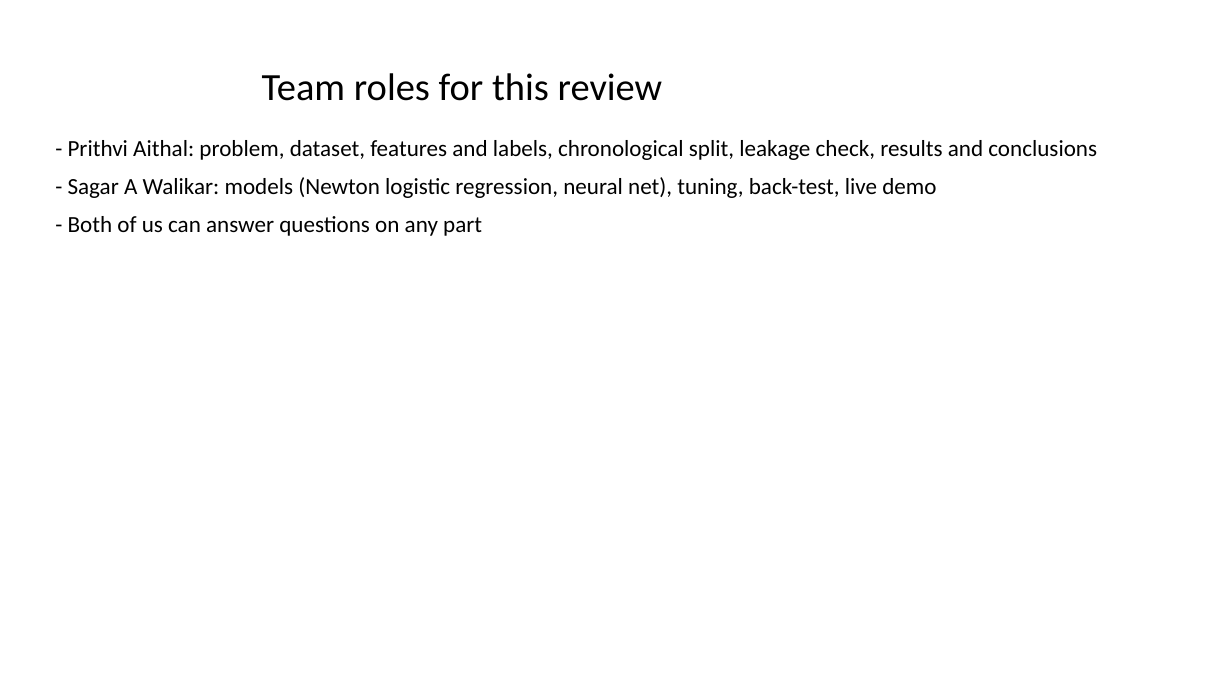
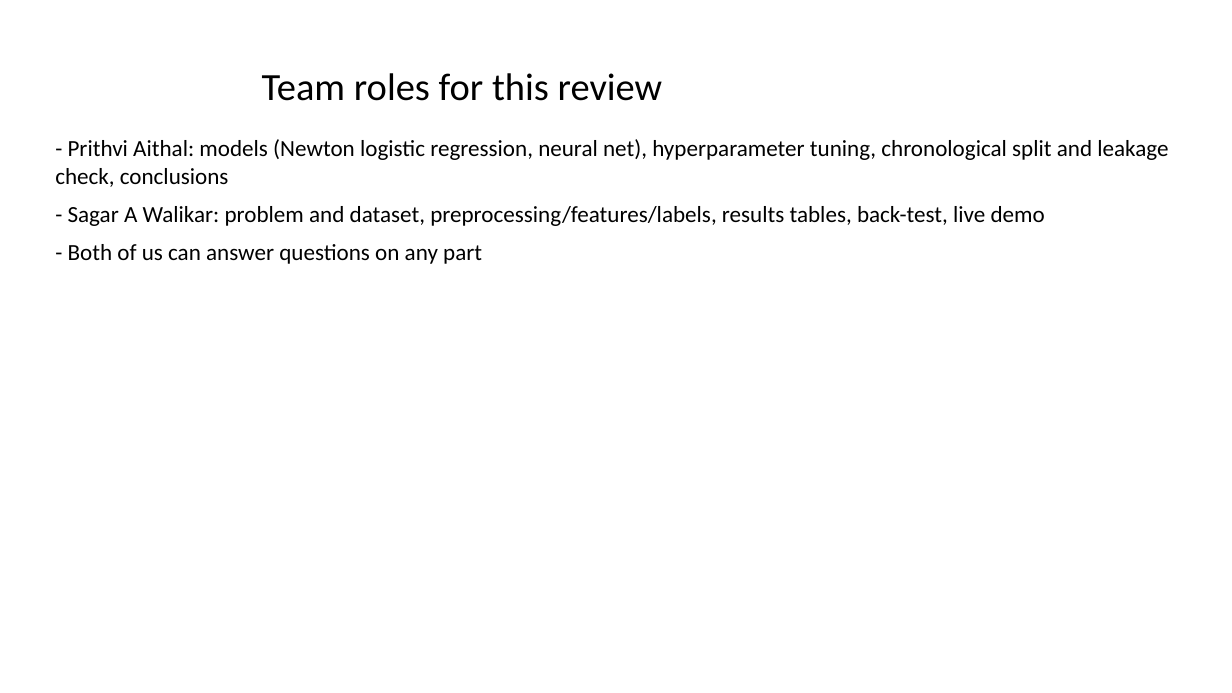
Before and after one commit to Prithvi-Aithal/wsb-market-prediction, a slide deck: slide 13 of docs/presentation.pptx. Drawn at 1232x693 pixels with LibreOffice and Linux fonts; fonts in the diff are those of the drawing. Boxes give left, top, right and bottom in pixels: in the first picture for what was removed or moved away, otherwise in the second. Text is boxed around its words. In the diff, an @@ line names an element or a change of style, - is before the commit and + after.

Commit message:
Reassign explanation roles: Prithvi models/tuning/leakage, Sagar data/results/demo

```diff
--- a/docs/presentation.pptx
+++ b/docs/presentation.pptx
@@ text at box(55, 139, 1168, 226): text changed @@
-- Prithvi Aithal: problem, dataset, features and labels, chronological split, leakage check, results and conclusions
-- Sagar A Walikar: models (Newton logistic regression, neural net), tuning, back-test, live demo
+- Prithvi Aithal: models (Newton logistic regression, neural net), hyperparameter tuning, chronological split and leakage check, conclusions
+- Sagar A Walikar: problem and dataset, preprocessing/features/labels, results tables, back-test, live demo
```
Also in this commit, not shown: 3 other files.
